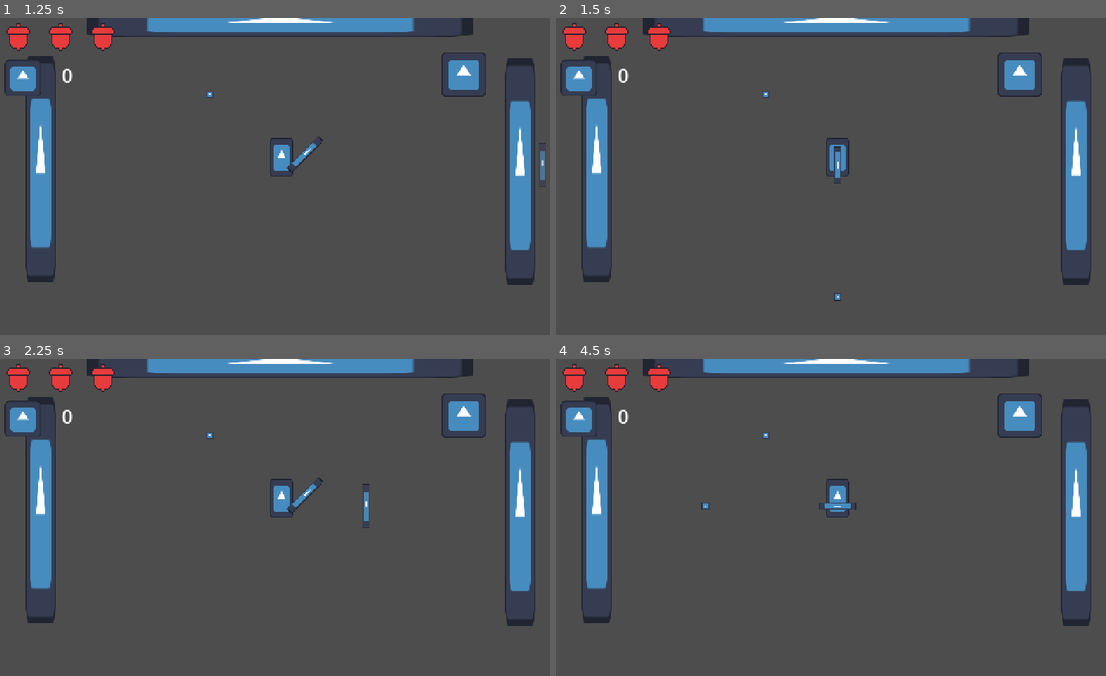
Above: before the commit, frames 1-4 (two rows, left to right).
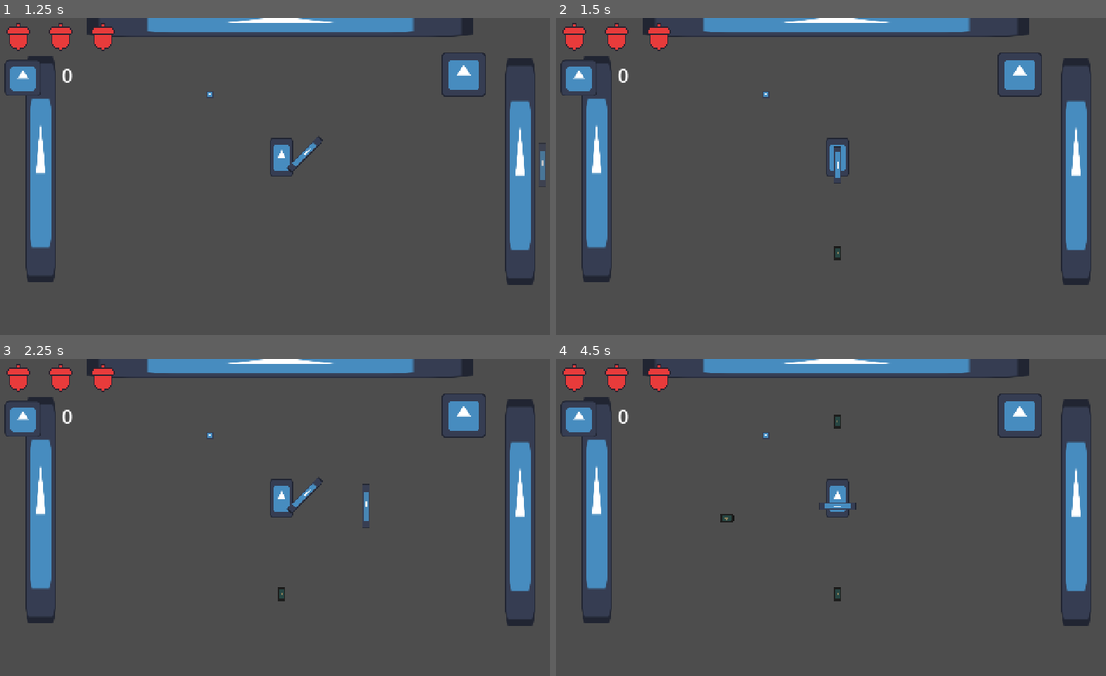
Above: after the commit, the same moments.

Repository: kikis05/SquirrelGame
Game: Godot game, scene res://scenes/main.tscn
The game is run twice, just before and just after one commit, with the same random seed, the same clock (stepped at 60 frames per second) and the same inputs. The engine's default icon, where the game draws it, is replaced by a stand-in: a white triangle on a blue panel in a dark square.
Inputs:
- Up to frame 1 (1.25 s): tap Enter at 0.5 s; hold Right (attack_right) from 0.53 s (still down); hold E (attack_toggle) from 0.53 s (still down)
- Up to frame 2 (1.5 s): release Right (attack_right) at 1.28 s; release E (attack_toggle) at 1.28 s; hold Down (attack_down) from 1.28 s (still down); tap E (attack_toggle) at 1.35 s
- Up to frame 3 (2.25 s): tap Space at 2 s; release Down (attack_down) at 2.03 s; hold Right (attack_right) from 2.03 s (still down); hold E (attack_toggle) from 2.03 s (still down)
- Up to frame 4 (4.5 s): release Right (attack_right) at 2.78 s; release E (attack_toggle) at 2.78 s; hold Up (attack_up) 2.78-3.53 s; tap E (attack_toggle) at 2.85, 4.35 s; tap Enter at 3.5 s; hold E (attack_toggle) 3.53-4.28 s; hold Left (attack_left) from 3.53 s (still down)

Frame 1 is identical in both runs. In frame 2, less than 0.1% of the frame differs, in the area x 50-52%, y 72-90%; in frame 3, less than 0.1%; in frame 4, 0.2%, in the area x 26-52%, y 17-77%.

Commit message:
starting sap shooter

Diff:
--- a/bullet.gd
+++ b/bullet.gd
@@ -1,18 +1,44 @@
 extends Area2D
 
-@export var speed = 200
+@export var speed = 100
 @export var damage = 15
 
-@onready var destroyTimer = $DestroyBullet
+@onready var landingTimer = $DestroyBullet
+@onready var fadeTimer = $FadeTimer
+@onready var sprite = $Sprite2D #change to Animation
+
+var fading = 0
 
 var direction:Vector2
+var has_landed = false
+var origin
+var shoot_direction
 
 func set_direction(bulletDirection):
 	direction = bulletDirection
 	rotation_degrees = rad_to_deg(global_position.angle_to_point(global_position+direction))
 
+func set_origin(_origin):
+	origin = _origin
+	print("origin ", origin)
+
+func set_shoot_direction(_shoot_direction):
+	shoot_direction = _shoot_direction
+
 func _physics_process(delta: float) -> void:
-	global_position += direction * speed * delta
+	if not has_landed:
+		print("still moving")
+		global_position += direction * speed * delta
+		global_position.y += 1.5
+	else:
+		direction = Vector2.ZERO
+		sprite.self_modulate.a -= fading * delta
+
+	if ((direction.y > 0 and global_position.y >= origin.y + 70)
+		or (direction.y < 0 and global_position.y <= origin.y - 70)
+			or (direction.x != 0 and global_position.y >= origin.y + 10)):
+				has_landed = true
+				landingTimer.start()
 
 func _on_body_entered(body):
 	#group for enemies
@@ -23,6 +49,11 @@
 
 #Delete this once we implement collision with enemy
 func _on_destroy_bullet_timeout() -> void:
+	fading = 1
+	fadeTimer.start()
+
+func _on_fade_timer_timeout() -> void:
+	print("freed")
 	queue_free()
 
 func set_speed(speed_):
--- a/bullet.tscn
+++ b/bullet.tscn
@@ -7,20 +7,26 @@
 size = Vector2(6, 6)
 
 [node name="Bullet" type="Area2D"]
+scale = Vector2(1.84242, 1.71292)
 collision_mask = 0
 script = ExtResource("1_v8qja")
 speed = 800
 
 [node name="Sprite2D" type="Sprite2D" parent="."]
+self_modulate = Color(0.557033, 0.501735, 0.352986, 1)
 visibility_layer = 2
-scale = Vector2(0.05, 0.05)
+scale = Vector2(0.05, 0.0297954)
 texture = ExtResource("1_v7oki")
 
 [node name="CollisionShape2D" type="CollisionShape2D" parent="."]
 visibility_layer = 2
+scale = Vector2(1, 0.595908)
 shape = SubResource("RectangleShape2D_v8qja")
 
 [node name="DestroyBullet" type="Timer" parent="."]
-wait_time = 0.5
+wait_time = 4.0
+
+[node name="FadeTimer" type="Timer" parent="."]
 
 [connection signal="timeout" from="DestroyBullet" to="." method="_on_destroy_bullet_timeout"]
+[connection signal="timeout" from="FadeTimer" to="." method="_on_fade_timer_timeout"]
--- a/coin.gd
+++ b/coin.gd
@@ -3,4 +3,5 @@
 
 func _on_area_entered(area: Area2D) -> void:
 	print("overlap")
-	queue_free()
+	if area.is_in_group("player"):
+		queue_free()
--- a/entities/player/player.tscn
+++ b/entities/player/player.tscn
@@ -19,9 +19,9 @@
 
 [sub_resource type="CapsuleShape2D" id="CapsuleShape2D_sglur"]
 radius = 9.0
-height = 32.0
+height = 18.0
 
-[node name="Player" type="CharacterBody2D"]
+[node name="Player" type="CharacterBody2D" groups=["player"]]
 light_mask = 4
 visibility_layer = 11
 script = ExtResource("1_abrql")
@@ -32,7 +32,7 @@
 sprite_frames = SubResource("SpriteFrames_abrql")
 
 [node name="CollisionShape2D" type="CollisionShape2D" parent="."]
-position = Vector2(0, -16)
+position = Vector2(0, -9)
 shape = SubResource("CapsuleShape2D_sglur")
 
 [node name="Gun" parent="." instance=ExtResource("3_sglur")]
@@ -42,13 +42,13 @@
 visible = false
 position = Vector2(0, -10)
 
-[node name="PlayerHitBox" type="Area2D" parent="."]
+[node name="PlayerHitBox" type="Area2D" parent="." groups=["player"]]
 light_mask = 4
 visibility_layer = 11
 script = ExtResource("5_fkugw")
 
 [node name="CollisionShape2D" type="CollisionShape2D" parent="PlayerHitBox"]
-position = Vector2(0, -32)
+position = Vector2(0, -9)
 shape = SubResource("CapsuleShape2D_sglur")
 
 [connection signal="area_entered" from="PlayerHitBox" to="." method="_on_hit_box_area_entered"]
--- a/gun.gd
+++ b/gun.gd
@@ -31,11 +31,10 @@
 		else:
 			rotation_degrees = rot
 		var bulletNode = BULLET.instantiate()
-
+		bulletNode.set_origin(global_position)
 		bulletNode.set_direction(bullet_dir)
 		get_tree().root.add_child(bulletNode)
 		bulletNode.global_position = marker_2d.global_position
-		bulletNode.destroyTimer.start()
 
 #for some reason can't shoot until bullet is gone
 func _on_shoot_speed_timer_timeout():
--- a/gun.tscn
+++ b/gun.tscn
@@ -4,16 +4,20 @@
 [ext_resource type="Texture2D" uid="uid://c3ihirpd8epus" path="res://icon.svg" id="1_vk1bi"]
 
 [node name="Gun" type="Node2D"]
+light_mask = 16
+visibility_layer = 3
 script = ExtResource("1_dk5gl")
 
 [node name="Gun_Sprite" type="Sprite2D" parent="."]
+light_mask = 16
 position = Vector2(-4, 0)
 scale = Vector2(0.25, 0.05)
 texture = ExtResource("1_vk1bi")
 offset = Vector2(16, 0)
 
 [node name="Marker2D" type="Marker2D" parent="."]
-position = Vector2(19, 0)
+position = Vector2(1, 0)
+scale = Vector2(473.628, 16.6436)
 
 [node name="shootSpeedTimer" type="Timer" parent="."]
 wait_time = 0.5
--- a/menu.tscn
+++ b/menu.tscn
@@ -13,7 +13,7 @@
 scale = Vector2(1, 1.00333)
 script = ExtResource("1_lti8b")
 
-[node name="ColorRect2" type="ColorRect" parent="."]
+[node name="Blur" type="ColorRect" parent="."]
 self_modulate = Color(1, 1, 1, 0.392157)
 layout_mode = 0
 offset_right = 40.0
--- a/project.godot
+++ b/project.godot
@@ -28,6 +28,7 @@
 
 enemy=""
 coin=""
+player=""
 
 [input]
 
--- a/scenes/main.tscn
+++ b/scenes/main.tscn
@@ -44,3 +44,4 @@
 [node name="CoinsContainer" parent="CanvasLayer" instance=ExtResource("6_tefeu")]
 
 [node name="Menu" parent="CanvasLayer" instance=ExtResource("8_tipki")]
+visible = false
